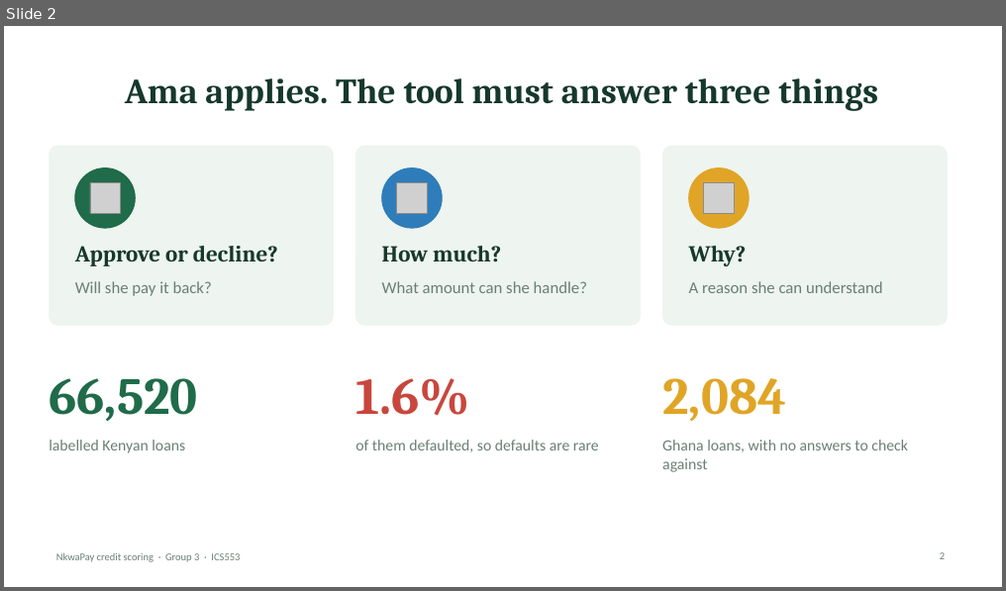
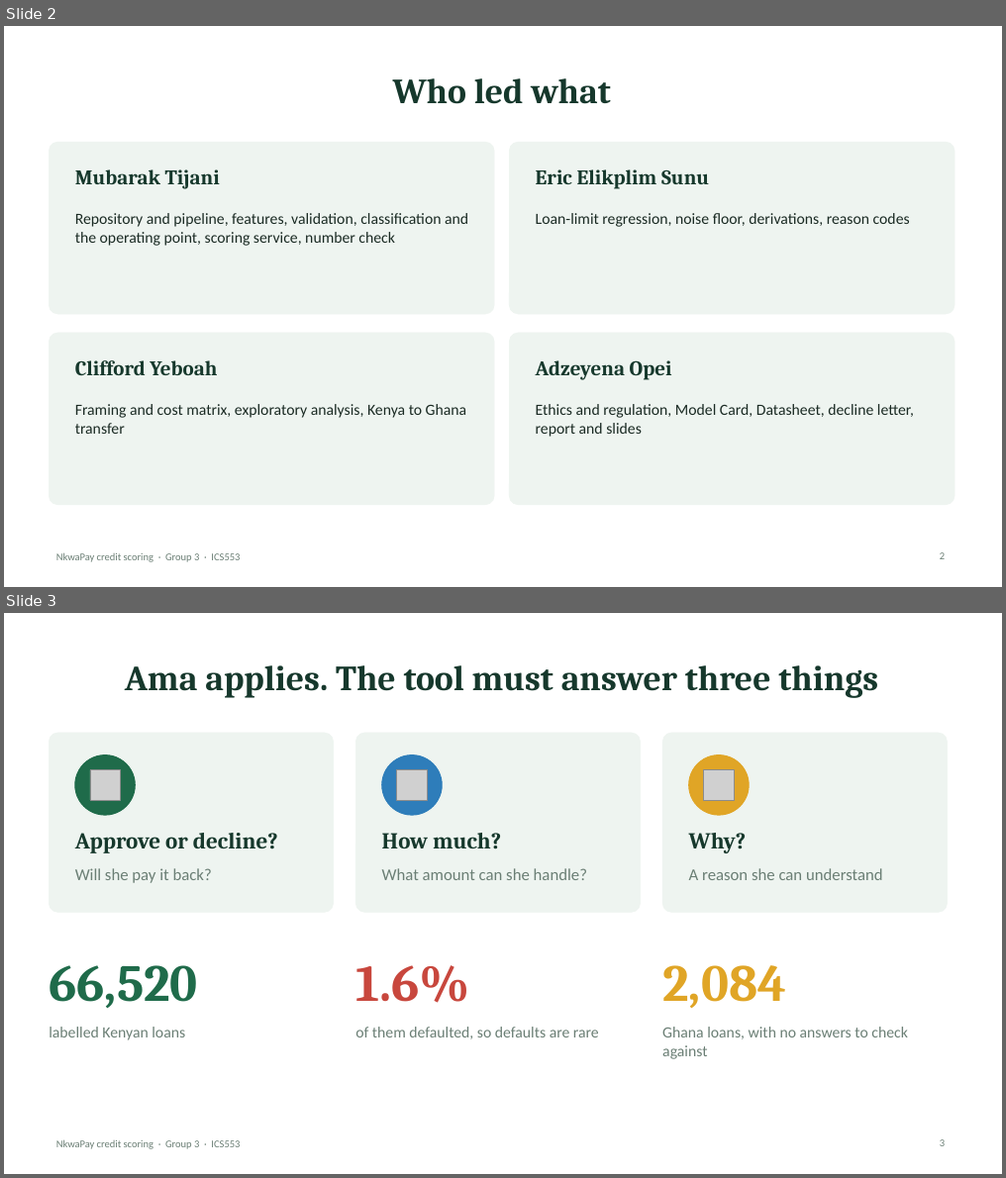
Before and after one commit to ASU-MICS-2028/mle-group-3-prosit-2, a slide deck: slides/NkwaPay_Debrief_Simple.pptx. Shown one above the other, each under a label of ours: slide 2 before the commit, slides 2 and 3 after it. The pictures are 1006x591 and 1006x1178 pixels, drawn with LibreOffice and Linux fonts; fonts in the diff are those of the drawing; grey boxes stand for pictures. Boxes give left, top, right and bottom in pixels: in the first picture for what was removed or moved away, otherwise in the second. Text is boxed around its words. In the diff, an @@ line names an element or a change of style, - is before the commit and + after.

```diff
--- a/slides/NkwaPay_Debrief_Simple.pptx
+++ b/slides/NkwaPay_Debrief_Simple.pptx
@@ slide 2 added at box(4, 26, 1002, 587), background #FFFFFF; not listed: 1 template element that a slide beside it also shows @@
@@ title added at box(393, 78, 611, 104), 34 pt, text #16382C, bold @@
+Who led what
@@ rounded rectangle added at box(49, 142, 494, 314), fill #EEF4F0, outline #EEF4F0 0.5 pt @@
@@ rounded rectangle added at box(509, 142, 954, 314), fill #EEF4F0, outline #EEF4F0 0.5 pt @@
@@ text added at box(75, 170, 220, 189), 20 pt, text #16382C, bold @@
+Mubarak Tijani
@@ text added at box(536, 170, 709, 189), 20 pt, text #16382C, bold @@
+Eric Elikplim Sunu
@@ text added at box(75, 213, 468, 246), 15 pt, text #1B2B24 @@
+Repository and pipeline, features, validation, classification and the operating point, scoring service, number check
@@ text added at box(536, 213, 910, 227), 15 pt, text #1B2B24 @@
+Loan-limit regression, noise floor, derivations, reason codes
@@ rounded rectangle added at box(49, 333, 494, 505), fill #EEF4F0, outline #EEF4F0 0.5 pt @@
@@ rounded rectangle added at box(509, 333, 954, 505), fill #EEF4F0, outline #EEF4F0 0.5 pt @@
@@ text added at box(75, 361, 217, 375), 20 pt, text #16382C, bold @@
+Clifford Yeboah
@@ text added at box(536, 361, 672, 380), 20 pt, text #16382C, bold @@
+Adzeyena Opei
@@ text added at box(75, 404, 467, 434), 15 pt, text #1B2B24 @@
+Framing and cost matrix, exploratory analysis, Kenya to Ghana transfer
@@ text added at box(536, 404, 914, 437), 15 pt, text #1B2B24 @@
+Ethics and regulation, Model Card, Datasheet, decline letter, report and slides
@@ page number added at box(940, 553, 944, 560), 10 pt, text #6B7F75 @@
+2
@@ what was slide 2 is now slide 3 @@
```
Also in this commit, not shown: 5 slides changed, 2 other slides added, 2 other files.
